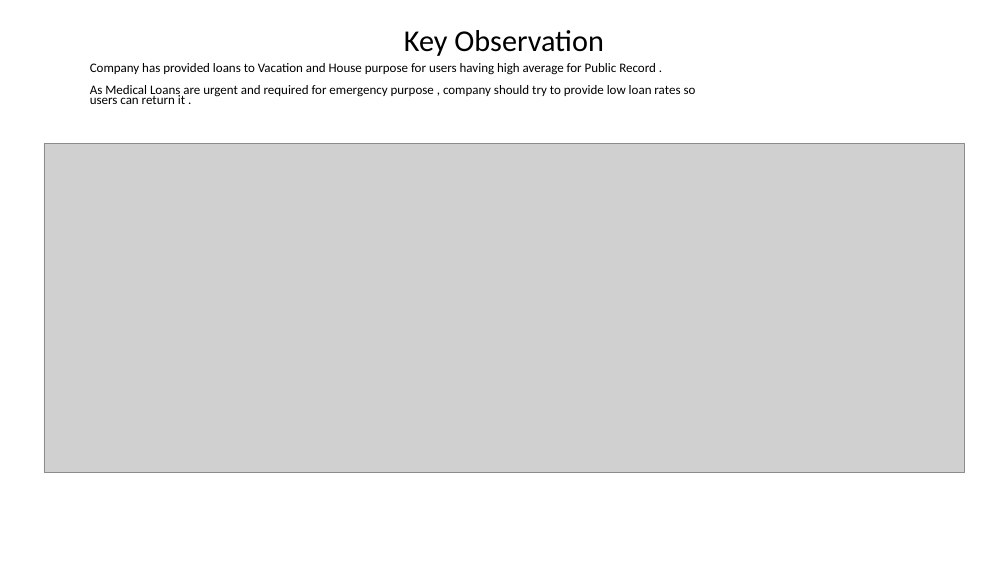
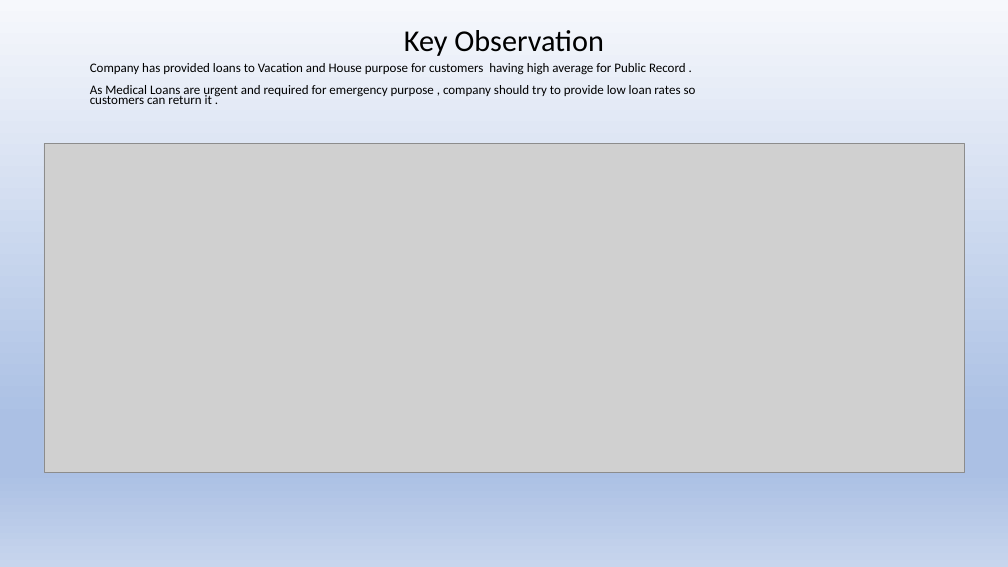
Before and after one commit to vlakhe/Lending_Club_case_study, a slide deck: slide 13 of LendingClub_CaseStudy/Lending_casestudy.pptx. Drawn at 1008x567 pixels with LibreOffice and Linux fonts; fonts in the diff are those of the drawing; grey boxes stand for pictures. Boxes give left, top, right and bottom in pixels: in the first picture for what was removed or moved away, otherwise in the second. Text is boxed around its words. In the diff, an @@ line names an element or a change of style, - is before the commit and + after.

```diff
--- a/LendingClub_CaseStudy/Lending_casestudy.pptx
+++ b/LendingClub_CaseStudy/Lending_casestudy.pptx
@@ background #FFFFFF to gradient #F6F8FC to #ABC0E4 to #C7D5ED @@
@@ text at [90, 63, 696, 104]: text changed @@
-Company has provided loans to Vacation and House purpose for users having high average for Public Record .
-As Medical Loans are urgent and required for emergency purpose , company should try to provide low loan rates so users can return it .
+Company has provided loans to Vacation and House purpose for customers having high average for Public Record .
+As Medical Loans are urgent and required for emergency purpose , company should try to provide low loan rates so customers can return it .
```
Also in this commit, not shown: 15 other slides changed, 1 other file.
